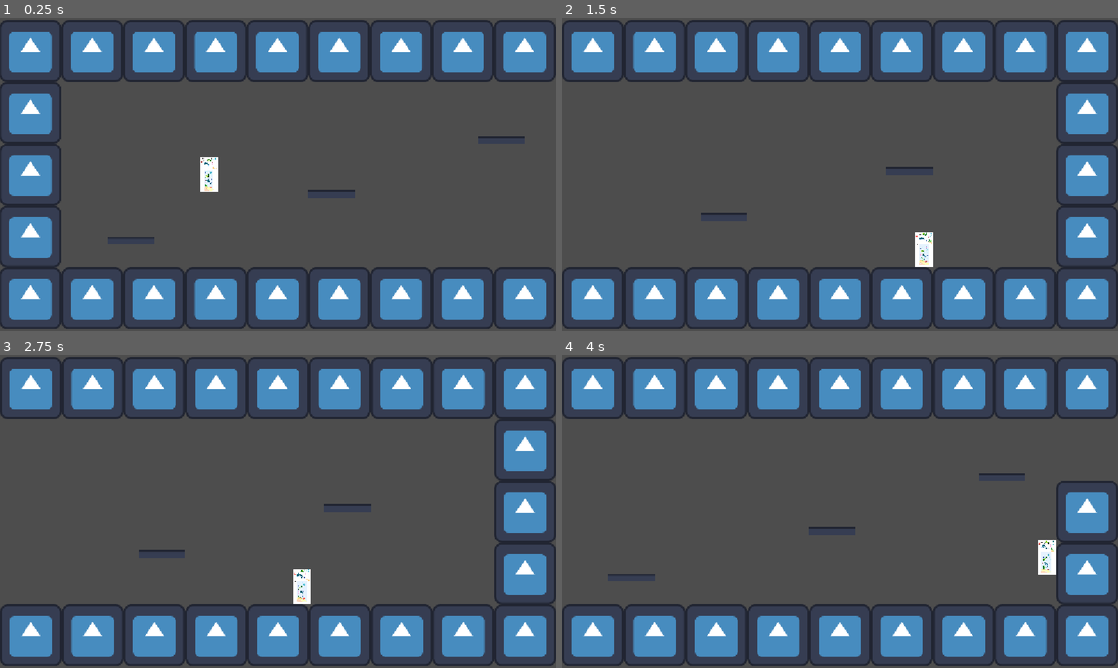
Above: before the commit, frames 1-4 (two rows, left to right).
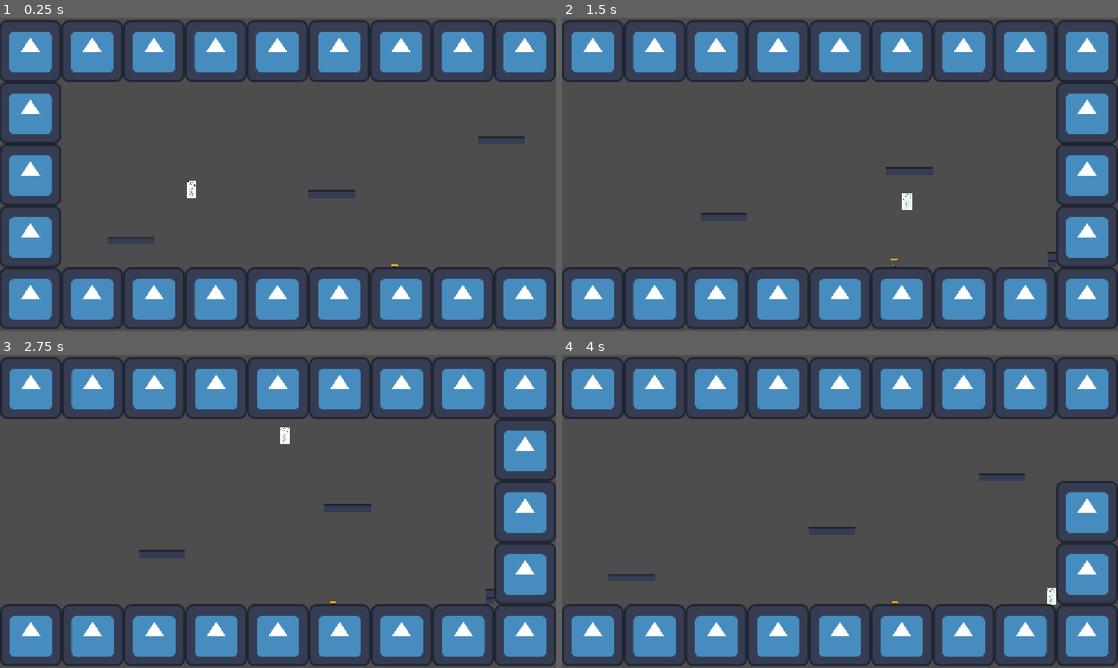
Above: after the commit, the same moments.

Repository: benjaminChambo/game-jamimag
Game: Godot game, scene res://Scènes/SceneTestPrincipale.tscn
Same seed, same stepped clock (60 frames per second), same inputs: the game is played once before the commit and once after it. The engine's default icon, where the game draws it, is replaced by a stand-in: a white triangle on a blue panel in a dark square.
Inputs:
- Up to frame 1 (0.25 s): no input
- Up to frame 2 (1.5 s): hold D (right_d) from 0.53 s (still down); tap O (dash_o) at 0.6 s; tap Space (space_jump) at 0.77 s; tap P (turn_page_p) at 1.35 s
- Up to frame 3 (2.75 s): tap Space (space_jump) at 1.52 s; release D (right_d) at 2.03 s; hold Q (left_q) from 2.03 s (still down); tap O (dash_o) at 2.1 s
- Up to frame 4 (4 s): release Q (left_q) at 2.78 s; hold D (right_d) from 2.78 s (still down); tap P (turn_page_p) at 2.85 s; tap Space (space_jump) at 3.02, 3.77 s; tap O (dash_o) at 3.6 s

The runs differ from the first frame. In frame 1, 0.5% of the frame differs, in the area x 33-72%, y 44-80%; in frame 2, 0.5%, in the area x 59-89%, y 56-80%; in frame 3, 0.5%; in frame 4, 0.5%.

Commit message:
trampoline

Diff:
--- a/Scènes/ScenePersonnage.tscn
+++ b/Scènes/ScenePersonnage.tscn
@@ -4,19 +4,18 @@
 [ext_resource type="Texture2D" uid="uid://7lnj6vfcs818" path="res://design/theme_aquatique.jpg" id="2_ngrp0"]
 
 [sub_resource type="CapsuleShape2D" id="CapsuleShape2D_a28sk"]
-radius = 20.0
-height = 76.0
+height = 34.0
 
-[node name="Joueur" type="CharacterBody2D" unique_id=1304069712]
+[node name="Joueur" type="CharacterBody2D" unique_id=1304069712 groups=["joueur"]]
 script = ExtResource("1_jtnla")
 metadata/_edit_group_ = true
 
 [node name="CollisionShape2D" type="CollisionShape2D" parent="." unique_id=1429463401]
-position = Vector2(0.6250229, 12.312508)
+position = Vector2(-8, 31)
 shape = SubResource("CapsuleShape2D_a28sk")
 debug_color = Color(0.2901961, 0.6392157, 0.3019608, 0.90588236)
 
 [node name="Sprite2D" type="Sprite2D" parent="." unique_id=602518528]
-position = Vector2(0.6249924, 12.312508)
-scale = Vector2(0.022332128, 0.033669457)
+position = Vector2(-8.000002, 31.312506)
+scale = Vector2(0.011990409, 0.016052393)
 texture = ExtResource("2_ngrp0")
--- a/Scènes/SceneTestPrincipale.tscn
+++ b/Scènes/SceneTestPrincipale.tscn
@@ -14,6 +14,7 @@
 [ext_resource type="AudioStream" uid="uid://bo78rs48neber" path="res://SFX/Page_6.wav" id="9_jryrq"]
 [ext_resource type="Script" uid="uid://dul7ycfmos4pw" path="res://scripts/levels/barrier.gd" id="9_nwg7s"]
 [ext_resource type="Script" uid="uid://uhcya4s2qiub" path="res://scripts/levels/reboot_area.gd" id="10_i6fb1"]
+[ext_resource type="PackedScene" uid="uid://n1yu6ruxqko3" path="res://Scènes/trampoline.tscn" id="15_jryrq"]
 
 [sub_resource type="PhysicsMaterial" id="PhysicsMaterial_epypp"]
 
@@ -303,7 +304,7 @@
 [node name="Démo" type="Node2D" unique_id=386771801]
 
 [node name="CharacterBody2D" parent="." unique_id=1304069712 instance=ExtResource("1_34ld8")]
-position = Vector2(-223, -31)
+position = Vector2(-250, -20)
 
 [node name="Camera2D2" type="Camera2D" parent="." unique_id=980178254]
 position = Vector2(0, 1)
@@ -315,37 +316,37 @@
 
 [node name="NiveauTest" parent="." unique_id=1747003562 instance=ExtResource("2_l22gy")]
 
-[node name="PageTurnSFX" type="AudioStreamPlayer2D" parent="NiveauTest" unique_id=669986421]
-stream = ExtResource("3_1gikw")
-bus = &"SFX"
-
-[node name="PageTurnSFX2" type="AudioStreamPlayer2D" parent="NiveauTest" unique_id=1985701167]
-stream = ExtResource("4_gux8m")
-bus = &"SFX"
-
-[node name="PageTurnSFX3" type="AudioStreamPlayer2D" parent="NiveauTest" unique_id=107448836]
-stream = ExtResource("6_nwg7s")
-bus = &"SFX"
-
-[node name="PageTurnSFX4" type="AudioStreamPlayer2D" parent="NiveauTest" unique_id=1509408423]
-stream = ExtResource("7_3lyba")
-bus = &"SFX"
-
-[node name="PageTurnSFX5" type="AudioStreamPlayer2D" parent="NiveauTest" unique_id=1737793491]
-stream = ExtResource("8_bd8q8")
-bus = &"SFX"
-
-[node name="PageTurnSFX6" type="AudioStreamPlayer2D" parent="NiveauTest" unique_id=915882636]
-stream = ExtResource("9_jryrq")
-bus = &"SFX"
-
 [node name="TML" type="TileMapLayer" parent="NiveauTest" unique_id=513280849]
 tile_map_data = PackedByteArray("AADX/+//AAAAAAAAAADX//D/AAAAAAEAAADX//H/AAAAAAIAAADX//L/AAAAAAMAAADX//P/AAAAAAQAAADX// …(51408 unchanged characters)…
 tile_set = SubResource("TileSet_um2sp")
 
 [node name="TML2" type="TileMapLayer" parent="NiveauTest" unique_id=1376952944]
-tile_map_data = PackedByteArray("AAAnAO//AAAAAAAAAAAnAPD/AAA …(52352 unchanged characters)… HAAYAAAAmABYAAAAHAAcAAABzAPb/AAAEAAcAAAA=")
+tile_map_data = PackedByteArray("AAAnAO//AAAAAAAAAAAnAPD/AAA …(52352 unchanged characters)… HAAYAAAAmABYAAAAHAAcAAABzAPb/AAAEAAcAAAAeAA0AAAACAAAAAAAeAA4AAAACAAAAAAA=")
 tile_set = SubResource("TileSet_nwg7s")
+
+[node name="PageTurnSFX" type="AudioStreamPlayer2D" parent="NiveauTest" unique_id=669986421]
+stream = ExtResource("3_1gikw")
+bus = &"SFX"
+
+[node name="PageTurnSFX2" type="AudioStreamPlayer2D" parent="NiveauTest" unique_id=1985701167]
+stream = ExtResource("4_gux8m")
+bus = &"SFX"
+
+[node name="PageTurnSFX3" type="AudioStreamPlayer2D" parent="NiveauTest" unique_id=107448836]
+stream = ExtResource("6_nwg7s")
+bus = &"SFX"
+
+[node name="PageTurnSFX4" type="AudioStreamPlayer2D" parent="NiveauTest" unique_id=1509408423]
+stream = ExtResource("7_3lyba")
+bus = &"SFX"
+
+[node name="PageTurnSFX5" type="AudioStreamPlayer2D" parent="NiveauTest" unique_id=1737793491]
+stream = ExtResource("8_bd8q8")
+bus = &"SFX"
+
+[node name="PageTurnSFX6" type="AudioStreamPlayer2D" parent="NiveauTest" unique_id=915882636]
+stream = ExtResource("9_jryrq")
+bus = &"SFX"
 
 [node name="ToRight" type="Area2D" parent="NiveauTest" unique_id=1142792770]
 script = ExtResource("7_ih0dn")
@@ -390,3 +391,6 @@
 [node name="RebootArea" type="CollisionShape2D" parent="NiveauTest/Reboot2" unique_id=342780065]
 position = Vector2(1870, -79)
 shape = SubResource("RectangleShape2D_4newj")
+
+[node name="trampoline" parent="." unique_id=129003110 instance=ExtResource("15_jryrq")]
+position = Vector2(162, 230)
--- /dev/null
+++ b/Scènes/trampoline.tscn
@@ -0,0 +1,78 @@
+[gd_scene format=3 uid="uid://n1yu6ruxqko3"]
+
+[ext_resource type="Texture2D" uid="uid://coun2w7nt3wuw" path="res://godot_tile_assets/Trampoline.png" id="1_3eguw"]
+[ext_resource type="Texture2D" uid="uid://cq4geg12vyc4h" path="res://godot_tile_assets/Trampoline-animation.png" id="2_ssv0t"]
+[ext_resource type="Script" uid="uid://e6avw6ayy0a6" path="res://scripts/objets/trampoline.gd" id="3_1feu0"]
+
+[sub_resource type="RectangleShape2D" id="RectangleShape2D_js0jl"]
+size = Vector2(13, 5)
+
+[sub_resource type="AtlasTexture" id="AtlasTexture_4wa56"]
+atlas = ExtResource("2_ssv0t")
+region = Rect2(512, 0, 128, 128)
+
+[sub_resource type="AtlasTexture" id="AtlasTexture_1feu0"]
+atlas = ExtResource("2_ssv0t")
+region = Rect2(0, 0, 128, 128)
+
+[sub_resource type="AtlasTexture" id="AtlasTexture_ggrc4"]
+atlas = ExtResource("2_ssv0t")
+region = Rect2(128, 0, 128, 128)
+
+[sub_resource type="AtlasTexture" id="AtlasTexture_jk38p"]
+atlas = ExtResource("2_ssv0t")
+region = Rect2(256, 0, 128, 128)
+
+[sub_resource type="AtlasTexture" id="AtlasTexture_yt6sv"]
+atlas = ExtResource("2_ssv0t")
+region = Rect2(384, 0, 128, 128)
+
+[sub_resource type="SpriteFrames" id="SpriteFrames_js0jl"]
+animations = [{
+"frames": [{
+"duration": 1.0,
+"texture": ExtResource("1_3eguw")
+}],
+"loop": 1,
+"name": &"idle",
+"speed": 5.0
+}, {
+"frames": [{
+"duration": 1.0,
+"texture": SubResource("AtlasTexture_4wa56")
+}, {
+"duration": 1.0,
+"texture": SubResource("AtlasTexture_1feu0")
+}, {
+"duration": 1.0,
+"texture": SubResource("AtlasTexture_ggrc4")
+}, {
+"duration": 1.0,
+"texture": SubResource("AtlasTexture_jk38p")
+}, {
+"duration": 1.0,
+"texture": SubResource("AtlasTexture_yt6sv")
+}, {
+"duration": 1.0,
+"texture": SubResource("AtlasTexture_4wa56")
+}],
+"loop": 0,
+"name": &"jump",
+"speed": 20.0
+}]
+
+[node name="trampoline" type="Area2D" unique_id=129003110]
+script = ExtResource("3_1feu0")
+
+[node name="CollisionShape2D" type="CollisionShape2D" parent="." unique_id=1685499883]
+position = Vector2(0.5, 4.5)
+shape = SubResource("RectangleShape2D_js0jl")
+
+[node name="AnimatedSprite2D" type="AnimatedSprite2D" parent="." unique_id=1833376092]
+position = Vector2(0, 2.3841858e-07)
+scale = Vector2(0.15624999, 0.15625)
+sprite_frames = SubResource("SpriteFrames_js0jl")
+animation = &"jump"
+
+[connection signal="body_entered" from="." to="." method="_on_body_entered"]
+[connection signal="animation_finished" from="AnimatedSprite2D" to="." method="_on_animated_sprite_2d_animation_finished"]
--- a/project.godot
+++ b/project.godot
@@ -19,6 +19,10 @@
 
 window/stretch/mode="canvas_items"
 window/stretch/aspect="expand"
+
+[global_group]
+
+joueur=""
 
 [input]
 
--- a/scripts/Personnage/character_body_2d.gd
+++ b/scripts/Personnage/character_body_2d.gd
@@ -133,3 +133,6 @@
 			is_dashing = false
 
 	move_and_slide()
+
+func bounce(force: float):
+	velocity.y = force
--- /dev/null
+++ b/scripts/objets/trampoline.gd
@@ -0,0 +1,13 @@
+extends Area2D
+@onready var animated_sprite_2d: AnimatedSprite2D = $AnimatedSprite2D
+
+
+func _on_body_entered(body: Node2D) -> void:
+	if body.is_in_group("joueur"):
+		if body.global_position.y < global_position.y:
+			body.bounce(-1500)
+			animated_sprite_2d.play("jump")
+
+func _on_animated_sprite_2d_animation_finished() -> void:
+	if animated_sprite_2d.animation == "jump":
+		animated_sprite_2d.animation = "idle"
Binary file changed: frames_128x128/stickman_01_course_frame1.png
Binary file added: godot_tile_assets/Trampoline-animation.png
Not shown, added: godot_tile_assets/Trampoline-animation.png.import
Binary file changed: godot_tile_assets/Trampoline.png
Not shown, added: scripts/objets/trampoline.gd.uid
